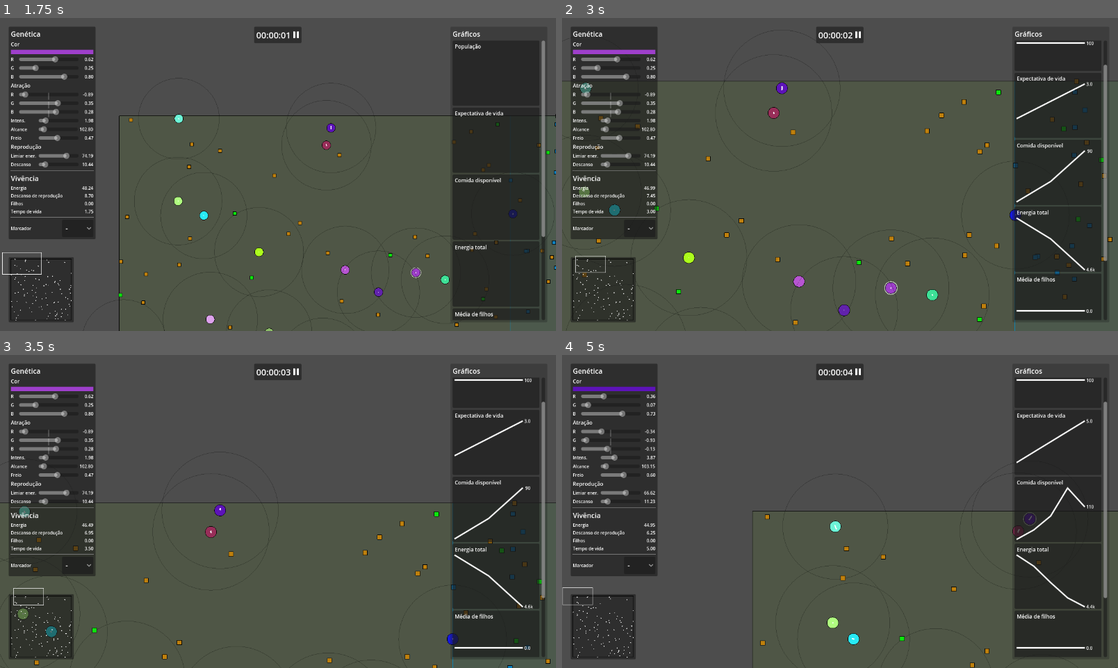
Above: before the commit, frames 1-4 (two rows, left to right).
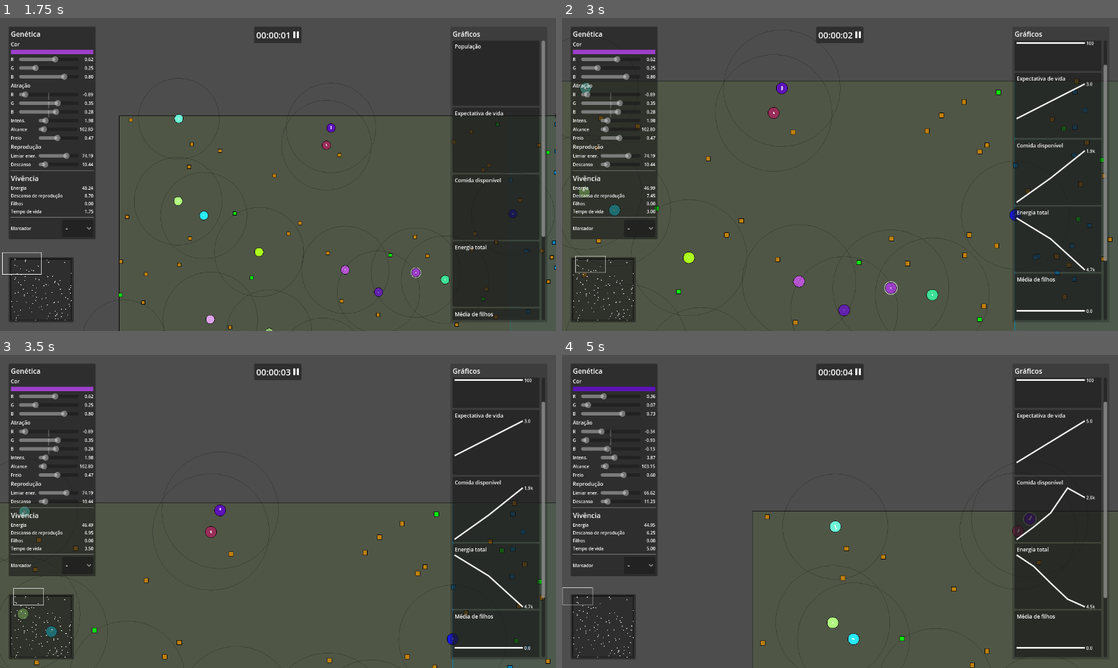
Above: after the commit, the same moments.

Repository: rodrigo-borges/attract-repel
Game: Godot game, scene res://world/world.tscn
The game is run twice, just before and just after one commit, with the same random seed, the same clock (stepped at 60 frames per second) and the same inputs. The project has no main scene, so this scene is started directly.
Inputs (mouse positions are in pixels of both pictures, inside the frame that each line leads up to):
- Up to frame 1 (1.75 s): move the mouse to (517, 330) at 0.52 s; press the mouse at (517, 330) at 0.53 s; hold D (right) 0.53-1.28 s; move the mouse to (350, 327) at 1.27 s; release the mouse at (350, 327) at 1.28 s; hold S (down) from 1.28 s (still down); tap Middle mouse button (middle_click) at 1.35 s
- Up to frame 2 (3 s): move the mouse to (767, 183) at 2.02 s; release S (down) at 2.03 s; hold D (right) 2.03-2.78 s; hold Mouse wheel up (zoom_in) 2.03-2.78 s; move the mouse to (1023, 180) at 2.77 s; hold W (up) from 2.78 s (still down); tap Mouse wheel down (zoom_out) at 2.85 s
- Up to frame 3 (3.5 s): keep holding W (up)
- Up to frame 4 (5 s): move the mouse to (784, 511) at 3.52 s; release W (up) at 3.53 s; press the mouse at (784, 511) at 3.53 s; hold A (left) from 3.53 s (still down); move the mouse to (706, 524) at 4.27 s; release the mouse at (706, 524) at 4.28 s; tap Middle mouse button (middle_click) at 4.35 s

Frame 1 is identical in both runs. In frame 2, 0.2% of the frame differs, in the area x 81-96%, y 42-82%; in frame 3, 0.2%; in frame 4, 0.3%.

Commit message:
Corrige erro ao remover marcador de uma criatura

Diff:
--- a/entities/creature.gd
+++ b/entities/creature.gd
@@ -48,7 +48,7 @@
 var marker:Marker:
 	set(value):
 		marker = value
-		if marker != null and marker_sprite != null:
+		if marker_sprite != null:
 			update_marker()
 var marker_sprite:Sprite2D
 
--- a/world/world.gd
+++ b/world/world.gd
@@ -35,8 +35,8 @@
 
 
 func _ready() -> void:
-	create_spawner(Rect2(Vector2(0., 0.), Vector2(1100.,1600.)), 2., Color(.75,.5,.05), 10., 60.)
-	create_spawner(Rect2(Vector2(900., 0.), Vector2(1100.,1600.)), 4., Color(.05,.5,.75), 10., 60.)
+	create_spawner(Rect2(Vector2(0., 0.), Vector2(1100.,1600.)), 2., Color(.75,.5,.05), 15., 60.)
+	create_spawner(Rect2(Vector2(900., 0.), Vector2(1100.,1600.)), 4., Color(.05,.5,.75), 15., 60.)
 	create_spawner(Rect2(Vector2(0.,1100.), Vector2(2000.,900.)), 2., Color(.05,.9,.05), -20., 60.)
 	create_spawner(Rect2(Vector2(0.,0.), Vector2(2000.,1100.)), .5, Color(.05,.9,.05), -40., 60.)
 
Not shown, changed: README.md
